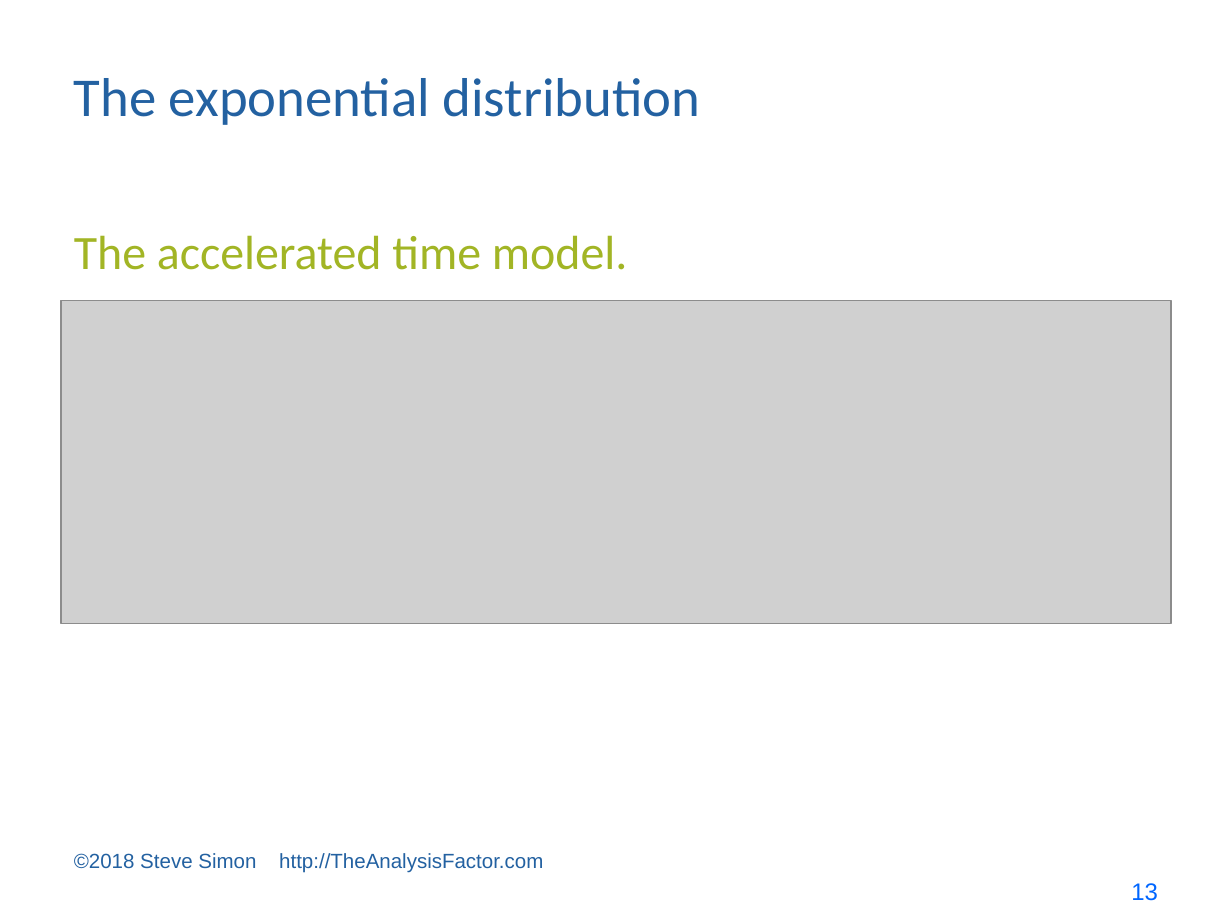
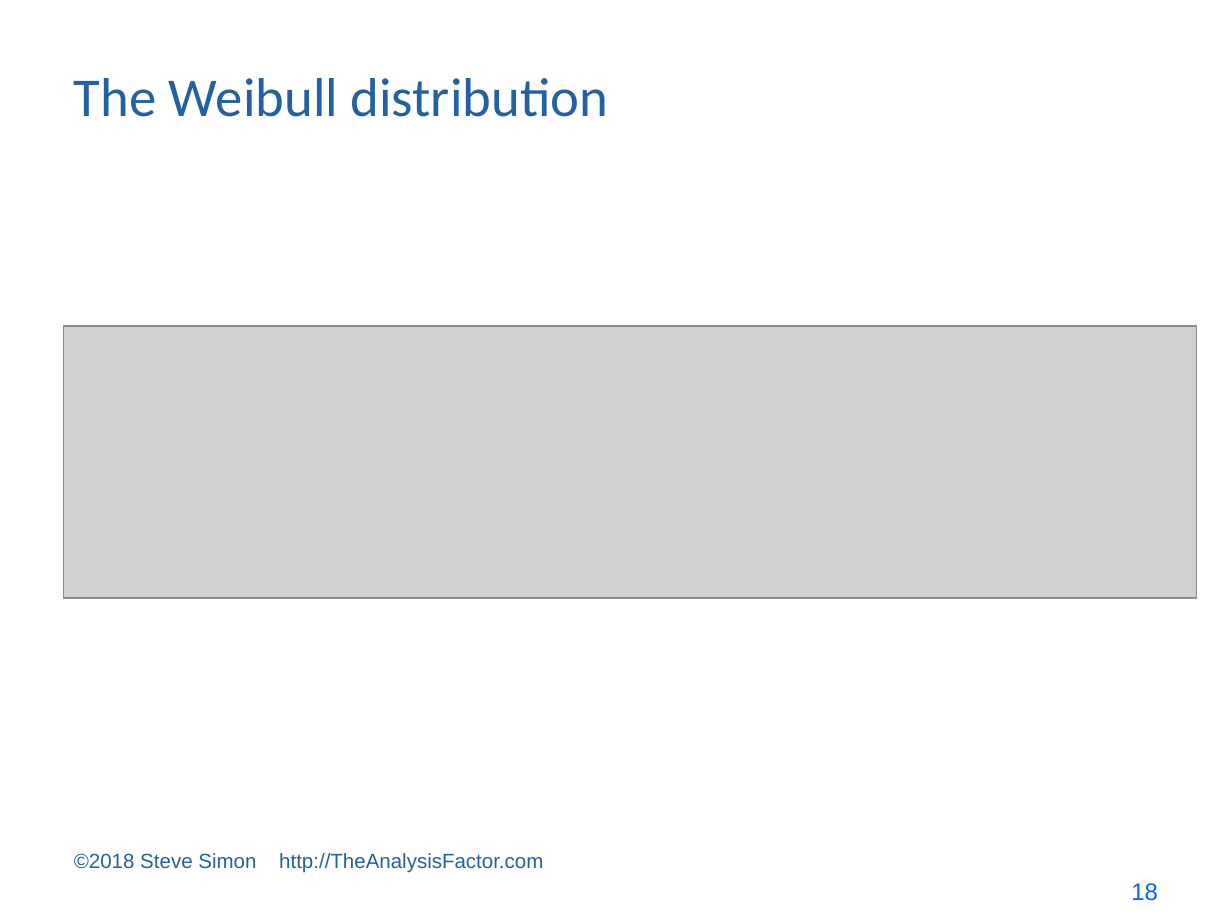
Before and after one commit to pmean/survival-models, a slide deck: slide 18 of bin/survival lecture 6.pptx (slide 13 before the commit). Drawn at 1232x924 pixels with LibreOffice and Linux fonts; fonts in the diff are those of the drawing; grey boxes stand for pictures. Boxes give left, top, right and bottom in pixels: in the first picture for what was removed or moved away, otherwise in the second. Text is boxed around its words. In the diff, an @@ line names an element or a change of style, - is before the commit and + after.

```diff
--- a/bin/survival lecture 6.pptx
+++ b/bin/survival lecture 6.pptx
@@ title at (74,78,609,117): text changed @@
-The exponential distribution
+The Weibull distribution
@@ text removed at (74,235,627,270) @@
-The accelerated time model.
@@ picture: place and size @@
-picture at (62,301,1172,623)
+picture at (63,326,1196,599)
@@ page number at (1131,883,1158,901): text changed @@
-13
+18
```
Also in this commit, not shown: 2 other slides changed, 15 slides added, 15 other files.
